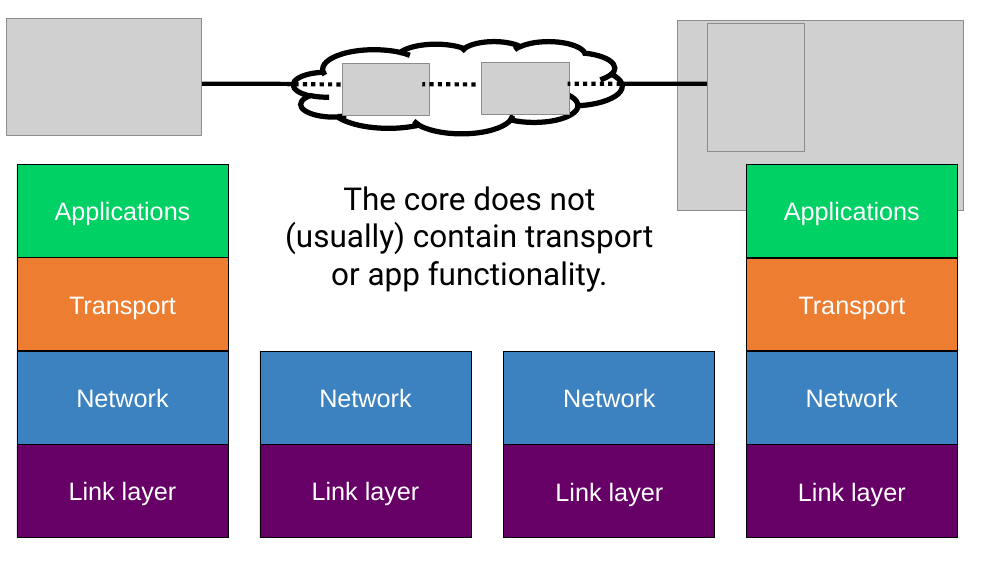
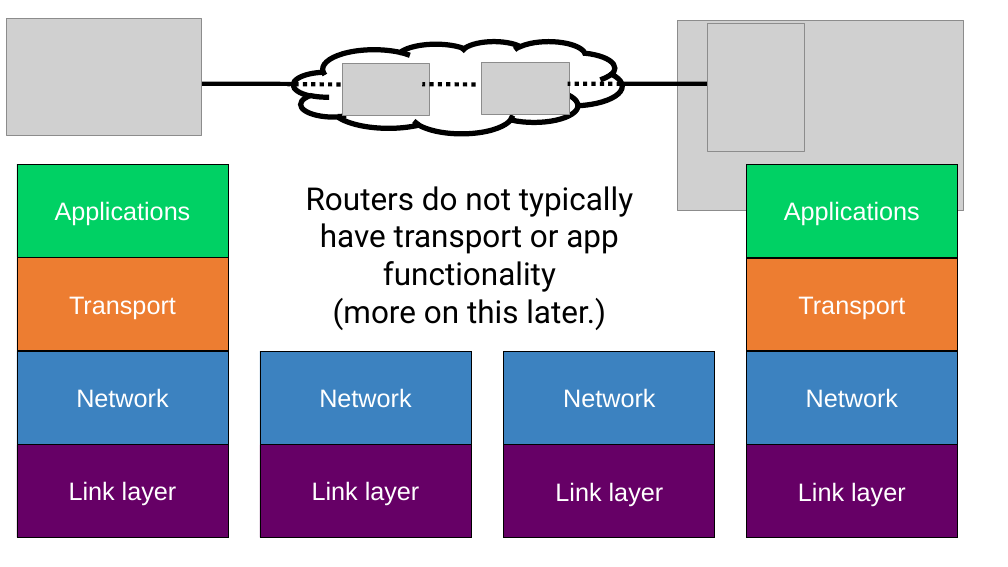
Before and after one commit to ngsrinivas/coursegen, a slide deck: slide 13 of ex/552-F19/lectures/02-architecture.pptx (slide 12 before the commit). Drawn at 1008x567 pixels with LibreOffice and Linux fonts; fonts in the diff are those of the drawing; grey boxes stand for pictures. Boxes give left, top, right and bottom in pixels: in the first picture for what was removed or moved away, otherwise in the second. Text is boxed around its words. In the diff, an @@ line names an element or a change of style, - is before the commit and + after.

```diff
--- a/ex/552-F19/lectures/02-architecture.pptx
+++ b/ex/552-F19/lectures/02-architecture.pptx
@@ text at <box>306,186,633,330</box>: text changed @@
-The core does not (usually) contain transport or app functionality.
+Routers do not typically have transport or app functionality
+(more on this later.)
```
Also in this commit, not shown: 16 other slides changed, 9 slides added, 18 slides removed, 4 other files.
